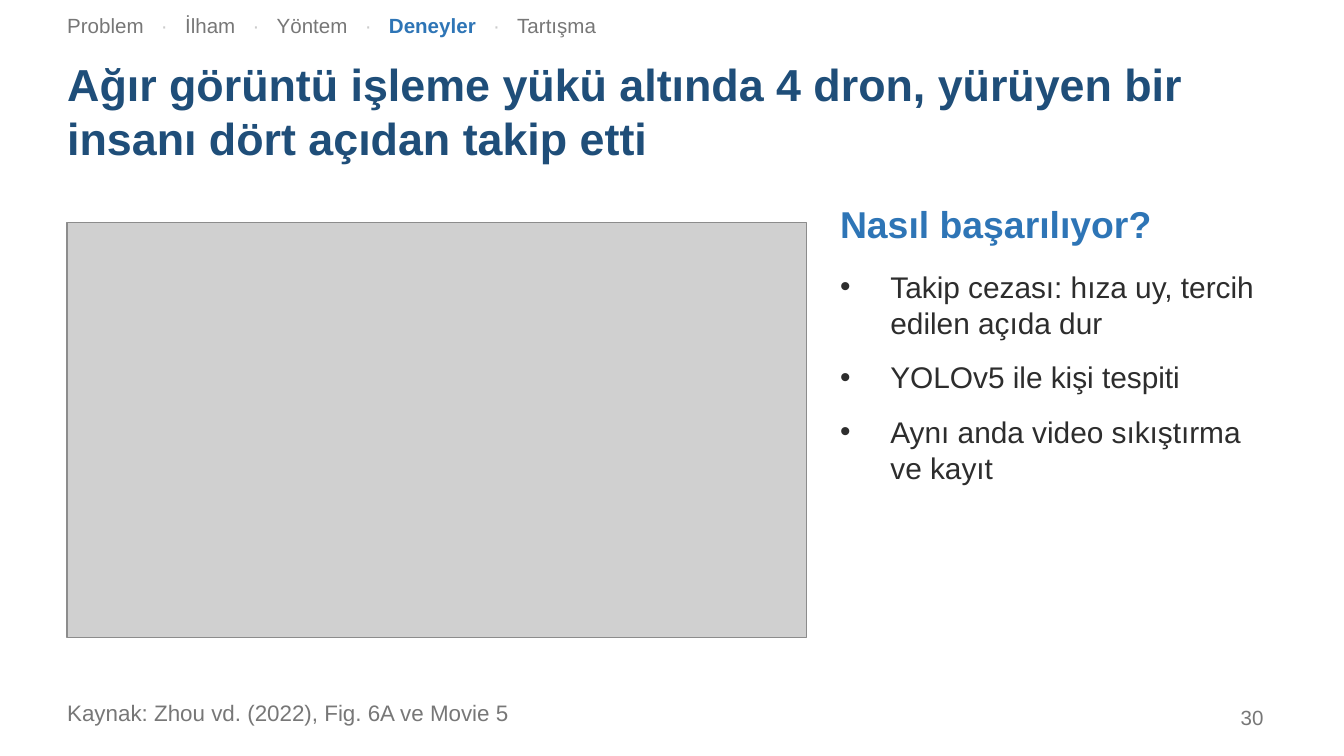
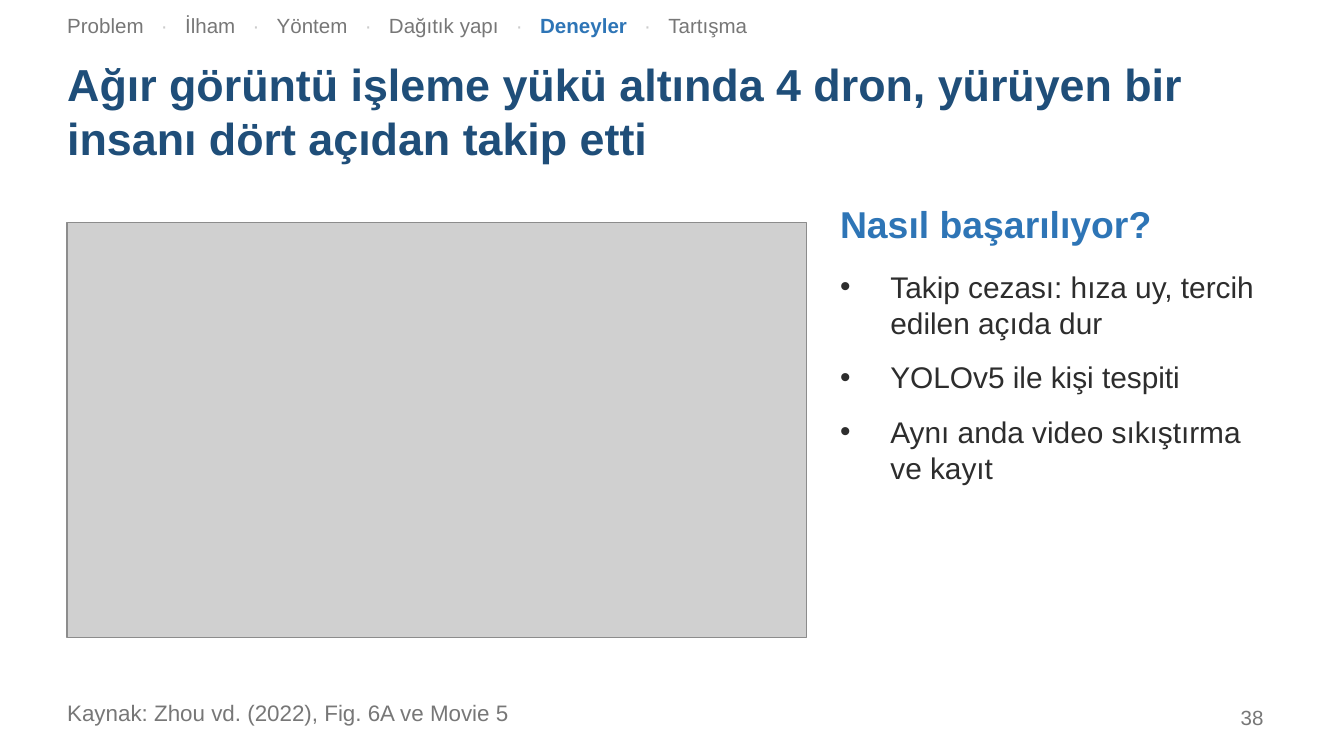
Before and after one commit to SamedBilginAlternet/zhou2022-swarm-sunum, a slide deck: slide 38 of Zhou2022_Suru_Sunumu.pptx (slide 30 before the commit). Drawn at 1344x756 pixels with LibreOffice and Linux fonts; fonts in the diff are those of the drawing; grey boxes stand for pictures. Boxes give left, top, right and bottom in pixels: in the first picture for what was removed or moved away, otherwise in the second. Text is boxed around its words. In the diff, an @@ line names an element or a change of style, - is before the commit and + after.

```diff
--- a/Zhou2022_Suru_Sunumu.pptx
+++ b/Zhou2022_Suru_Sunumu.pptx
@@ text at (x1=67, y1=18, x2=747, y2=38): text changed @@
-Problem · İlham · Yöntem · Deneyler · Tartışma
+Problem · İlham · Yöntem · Dağıtık yapı · Deneyler · Tartışma
@@ page number at (x1=1241, y1=711, x2=1264, y2=725): text changed @@
-30
+38
```
Also in this commit, not shown: 35 other slides changed, 8 slides added, 3 other files.
